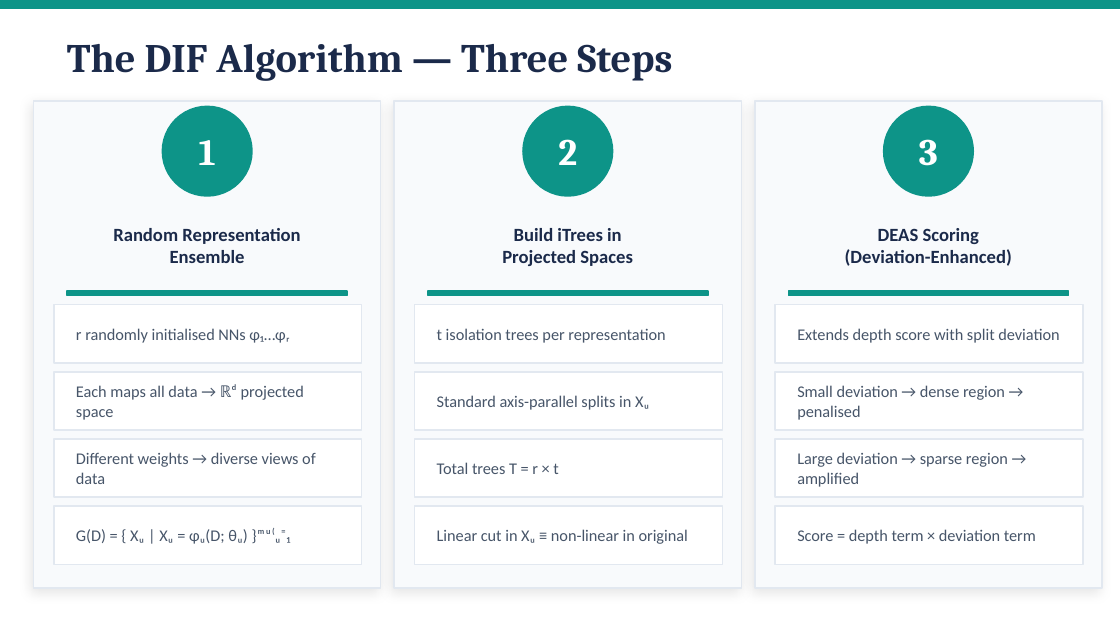
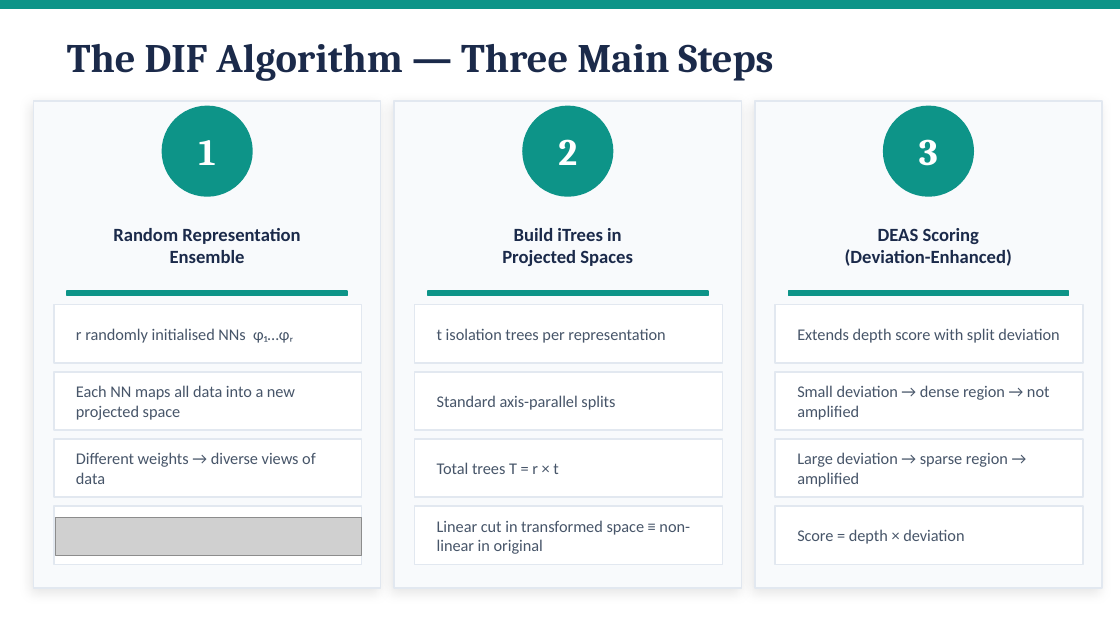
Before and after one commit to amanj4/aman-training-modules, a slide deck: slide 7 of Summary/training_review.pptx (slide 6 before the commit). Drawn at 1120x630 pixels with LibreOffice and Linux fonts; fonts in the diff are those of the drawing; grey boxes stand for pictures. Boxes give left, top, right and bottom in pixels: in the first picture for what was removed or moved away, otherwise in the second. Text is boxed around its words. In the diff, an @@ line names an element or a change of style, - is before the commit and + after.

```diff
--- a/Summary/training_review.pptx
+++ b/Summary/training_review.pptx
@@ text at <box>67,44,773,81</box>: text changed @@
-The DIF Algorithm — Three Steps
+The DIF Algorithm — Three Main Steps
@@ text "r randomly initialised NNs φ₁…φᵣ" rewrapped from <box>76,328,289,343</box> to <box>76,328,293,343</box> @@
@@ text at <box>76,385,295,420</box>: text changed @@
-Each maps all data → ℝᵈ projected space
+Each NN maps all data into a new projected space
@@ text at <box>797,385,1050,420</box>: text changed @@
-Small deviation → dense region → penalised
+Small deviation → dense region → not amplified
@@ text at <box>437,395,615,410</box>: text changed @@
-Standard axis-parallel splits in Xᵤ
+Standard axis-parallel splits
@@ picture added at <box>56,517,362,556</box> @@
@@ text removed at <box>76,528,291,544</box> @@
-G(D) = { Xᵤ | Xᵤ = φᵤ(D; θᵤ) }ᵐᵘ⁽ᵤ⁼₁
@@ text at <box>437,520,690,554</box>: text changed @@
-Linear cut in Xᵤ ≡ non-linear in original
+Linear cut in transformed space ≡ non-linear in original
@@ text at <box>797,529,964,544</box>: text changed @@
-Score = depth term × deviation term
+Score = depth × deviation
```
Also in this commit, not shown: 15 other slides changed, 6 slides added, 3 slides removed, 1 other file.
